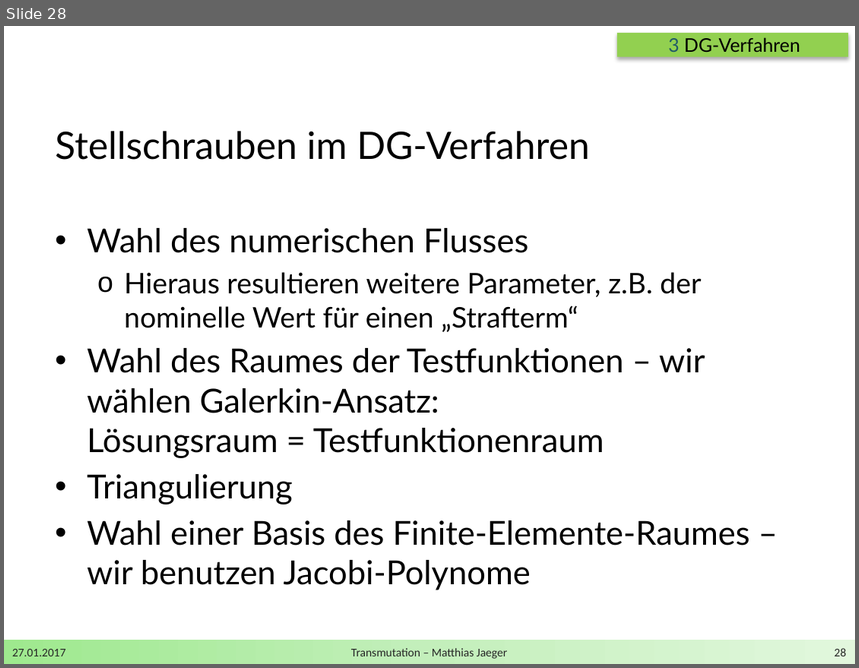
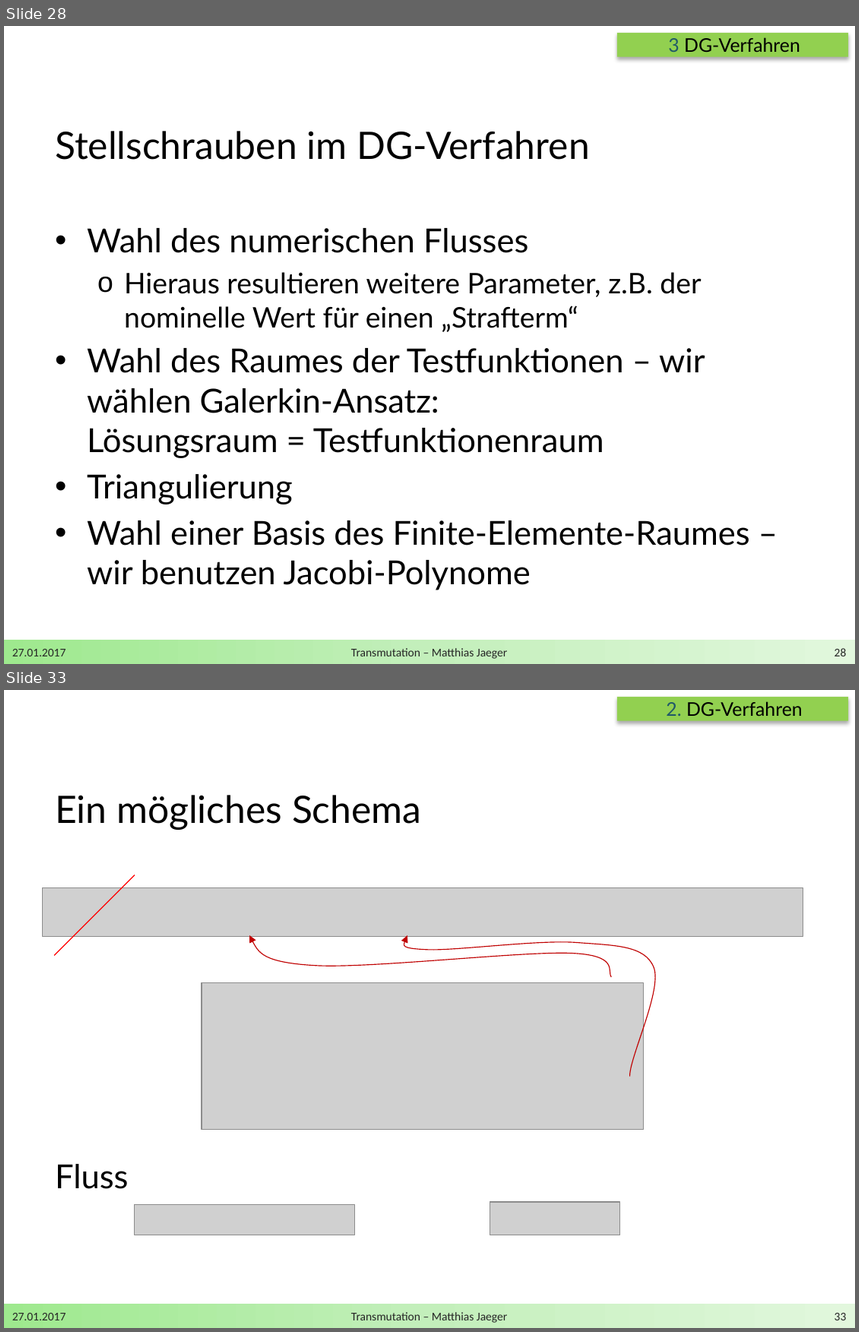
Before and after one commit to DerKleineGauss/Masterarbeit, a slide deck: Zwischenvortrag/Präsentation.pptx. Shown one above the other, each under a label of ours: slide 28 before the commit, slides 28 and 33 after it; the slides between them are not shown. The pictures are 859x668 and 859x1332 pixels, drawn with LibreOffice and Linux fonts; fonts in the diff are those of the drawing; grey boxes stand for pictures; background and template pictures are left out. Boxes give left, top, right and bottom in pixels: in the first picture for what was removed or moved away, otherwise in the second. Text is boxed around its words. In the diff, an @@ line names an element or a change of style, - is before the commit and + after.

```diff
--- a/Zwischenvortrag/Präsentation.pptx
+++ b/Zwischenvortrag/Präsentation.pptx
@@ slide 33 added at [4,690,855,1328], background #FFFFFF; not listed: 1 template element that a slide beside it also shows @@
@@ rectangle added at [617,697,848,721], fill #92D050 @@
@@ text added at [666,701,803,716], 16 pt, text #000000 @@
+2. DG-Verfahren
@@ text added at [55,795,421,1189], 32 pt, text #000000 @@
+Ein mögliches Schema
+Fluss
@@ picture added at [42,888,804,937] @@
@@ line added from (54, 955) to (135, 875), #FF0000 0.75 pt @@
@@ freeform shape added at [250,936,612,978], outline #C00000 0.75 pt @@
@@ freeform shape added at [405,936,656,1078], outline #C00000 0.75 pt @@
@@ picture added at [202,983,643,1130] @@
@@ picture added at [135,1205,354,1236] @@
@@ picture added at [490,1202,620,1236] @@
@@ text added at [12,1313,66,1321], 10 pt, text #262626 @@
+27.01.2017
@@ text added at [351,1312,507,1323], 10 pt, text #262626 @@
+Transmutation – Matthias Jaeger
@@ page number added at [835,1313,847,1321], 10 pt, text #262626 @@
+33
```
Also in this commit, not shown: 3 slides changed, 4 other slides added, 50 other files.
